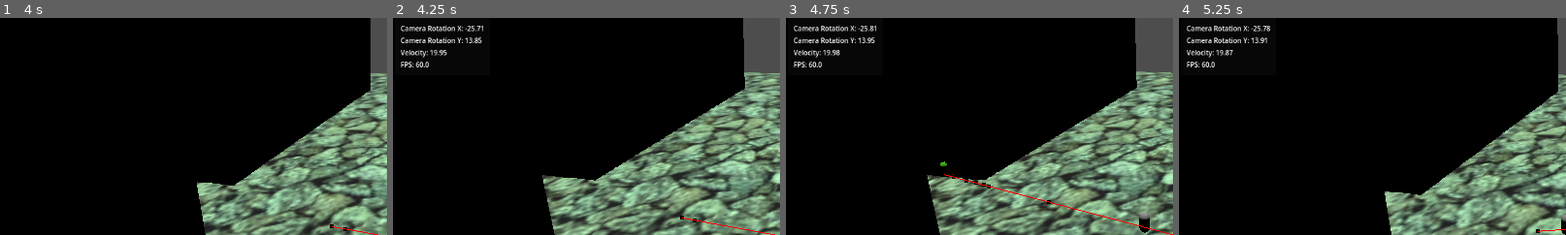
Above: before the commit, frames 1-4 (left to right).
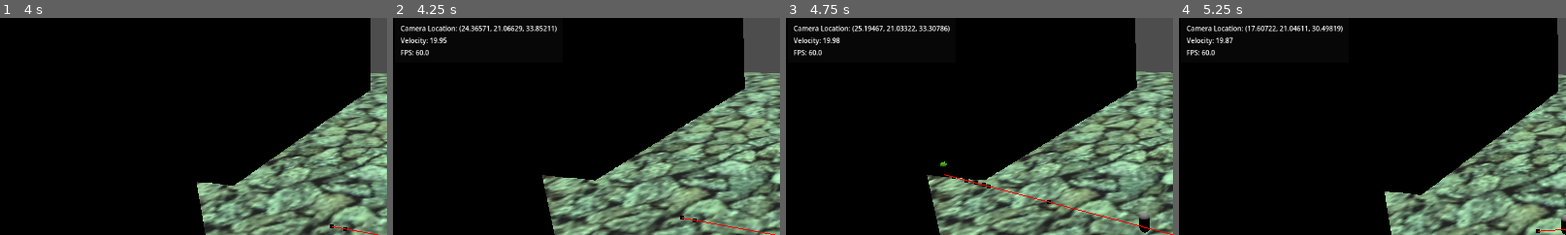
Above: after the commit, the same moments.

Repository: OLIWAPUNK/WSKAZEM
Game: Godot game, scene res://Scenes/World.tscn
The game is run twice, just before and just after one commit, with the same random seed, the same clock (stepped at 60 frames per second) and the same inputs.
Inputs (mouse positions are % of the whole screen's width and height, from its top left):
- Up to frame 1 (4 s): move the mouse to (72, 45) at 0.52 s; click (72, 45) at 0.6 s; move the mouse to (30, 55) at 1.27 s; click (30, 55) at 1.35 s; move the mouse to (60, 28) at 2.02 s; click (60, 28) at 2.1 s; move the mouse to (45, 70) at 2.77 s; click (45, 70) at 2.85 s; move the mouse to (80, 65) at 3.52 s; click (80, 65) at 3.6 s
- Up to frame 2 (4.25 s): tap F1 (debug) at 4.15 s
- Up to frame 3 (4.75 s): move the mouse to (20, 35) at 4.27 s; click (20, 35) at 4.35 s
- Up to frame 4 (5.25 s): move the mouse to (55, 50) at 5.02 s; click (55, 50) at 5.1 s
The pictures show only the part of the screen within x 1-51%, y 2-52%; the shares and areas given below are measured in that part.

Frame 1 is identical in both runs. In frame 2, 1.2% of the frame differs, in the area x 2-43%, y 3-23%; in frame 3, 1.3%; in frame 4, 1.3%.

Commit message:
Show camera location in debug instead of rotation

Diff:
--- a/Scripts/CameraScripts/camera_manager.gd
+++ b/Scripts/CameraScripts/camera_manager.gd
@@ -26,6 +26,4 @@
 
 func _physics_process(_delta: float) -> void:
 
-	#Global.debug.add_debug_property("Camera Zoom", snapped(1.0 - Util.normalize(spring_arm.spring_length, 2.0, 10.0), 0.01), 1)
-	Global.debug.add_debug_property("Camera Rotation X", snapped(rad_to_deg(camera_movement.camera_node.rotation.x), 0.01), 1)
-	Global.debug.add_debug_property("Camera Rotation Y", snapped(rad_to_deg(camera_movement.camera_node.rotation.y), 0.01), 1)
+	Global.debug.add_debug_property("Camera Location", camera_movement.camera_node.global_transform.origin, 1)
